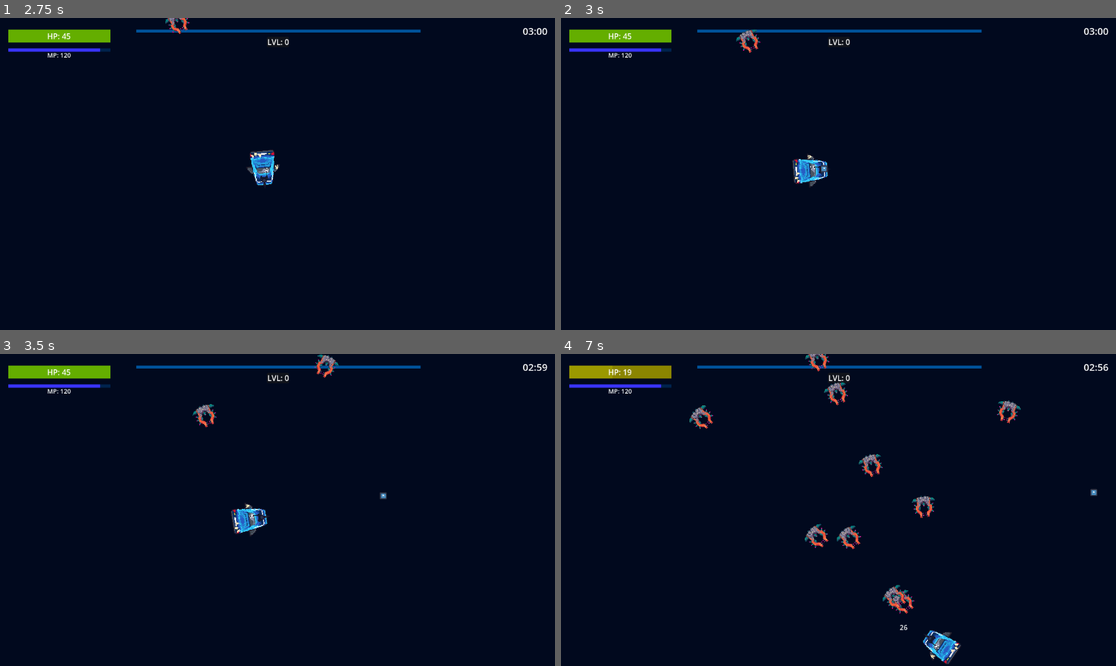
Above: before the commit, frames 1-4 (two rows, left to right).
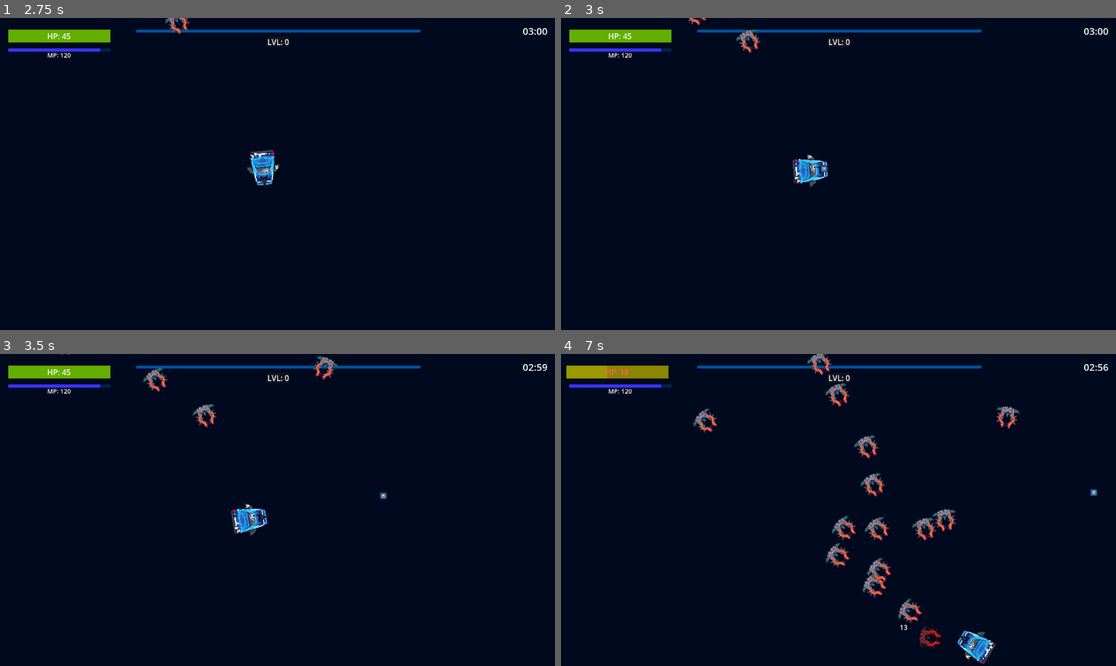
Above: after the commit, the same moments.

Repository: bkerz/VoidShips
Game: Godot game, scene res://Scenes/GUI_UI/MainUI/mainMenu.tscn
The game is run twice, just before and just after one commit, with the same random seed, the same clock (stepped at 60 frames per second) and the same inputs. The engine's default icon, where the game draws it, is replaced by a stand-in: a white triangle on a blue panel in a dark square.
Inputs (mouse positions are in pixels of both pictures, inside the frame that each line leads up to):
- Up to frame 1 (2.75 s): click "Jugar" at 0.5 s; click "Max (Melee)" at 1.25 s; click "Ir al Mundo" at 2 s
- Up to frame 2 (3 s): tap Enter at 2.75 s; move the mouse to (960, 158) at 2.77 s; tap A (A) at 2.85 s; click (960, 158) at 2.92 s
- Up to frame 3 (3.5 s): tap S (S) at 3.05 s
- Up to frame 4 (7 s): move the mouse to (727, 525) at 3.52 s; tap S (S) at 3.6, 5.3, 6.6 s; click (727, 525) at 3.67 s; tap W (W) at 3.8, 4.35, 6.05 s; move the mouse to (894, 441) at 4.27 s; click (894, 441) at 4.42 s; tap A (A) at 4.55, 5.1, 6.8 s; move the mouse to (810, 572) at 5.02 s; click (810, 572) at 5.17 s; move the mouse to (1005, 556) at 5.77 s; tap D (D) at 5.85 s; click (1005, 556) at 5.92 s; move the mouse to (672, 463) at 6.52 s; click (672, 463) at 6.67 s

Frame 1 is identical in both runs. In frame 2, less than 0.1% of the frame differs, in the area x 22-27%, y 0-3%; in frame 3, 0.3%; in frame 4, 4.2%, in the area x 0-83%, y 0-100%.

Commit message:
actualizacion de enmipack en first world

Diff:
--- a/Scenes/World/FirstWorld/first_world.tscn
+++ b/Scenes/World/FirstWorld/first_world.tscn
@@ -1,10 +1,9 @@
-[gd_scene load_steps=15 format=3 uid="uid://7k8edk04vjj"]
+[gd_scene load_steps=14 format=3 uid="uid://7k8edk04vjj"]
 
 [ext_resource type="Script" path="res://Scenes/World/FirstWorld/Scripts/first_worldScript.gd" id="1_qp6ut"]
 [ext_resource type="Script" path="res://Scenes/World/FirstWorld/Scripts/MenuGUIScript.gd" id="3_ct034"]
 [ext_resource type="PackedScene" uid="uid://br1h424kd45pe" path="res://Scenes/Players/PlayerSpawner/player_espawner.tscn" id="3_oty85"]
 [ext_resource type="PackedScene" uid="uid://cturklof8iwho" path="res://Scenes/Enemies/MineEnemy/enemyShipMine.tscn" id="4_18rdi"]
-[ext_resource type="PackedScene" uid="uid://d1hi1ajleb7a4" path="res://Scenes/Enemies/Snake/EnemySnake.tscn" id="5_aeile"]
 [ext_resource type="PackedScene" uid="uid://cfj2cpyebf7ag" path="res://Scenes/EnemySpawner/enemy_spawner.tscn" id="6_7vjqr"]
 [ext_resource type="PackedScene" uid="uid://35elmfbphbhu" path="res://Scenes/GUI_UI/EndGameTimer/end_game_timer.tscn" id="7_3pbfn"]
 [ext_resource type="Script" path="res://Scenes/World/FirstWorld/onDeathMenuScript.gd" id="7_g7cmy"]
@@ -49,7 +48,7 @@
 position = Vector2(548, 315)
 
 [node name="EnemySpawner" parent="." instance=ExtResource("6_7vjqr")]
-enemy_list = Array[PackedScene]([ExtResource("4_18rdi"), ExtResource("5_aeile"), ExtResource("4_18rdi")])
+enemy_list = Array[PackedScene]([ExtResource("4_18rdi")])
 
 [node name="MenuGUI" type="Control" parent="."]
 visible = false
